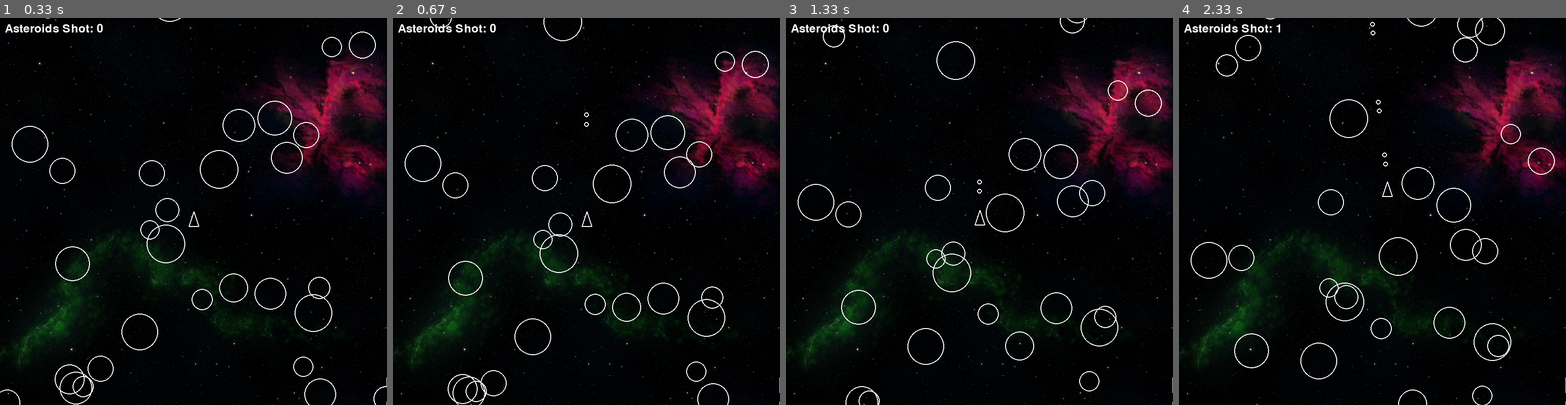
Above: before the commit, frames 1-4 (left to right).
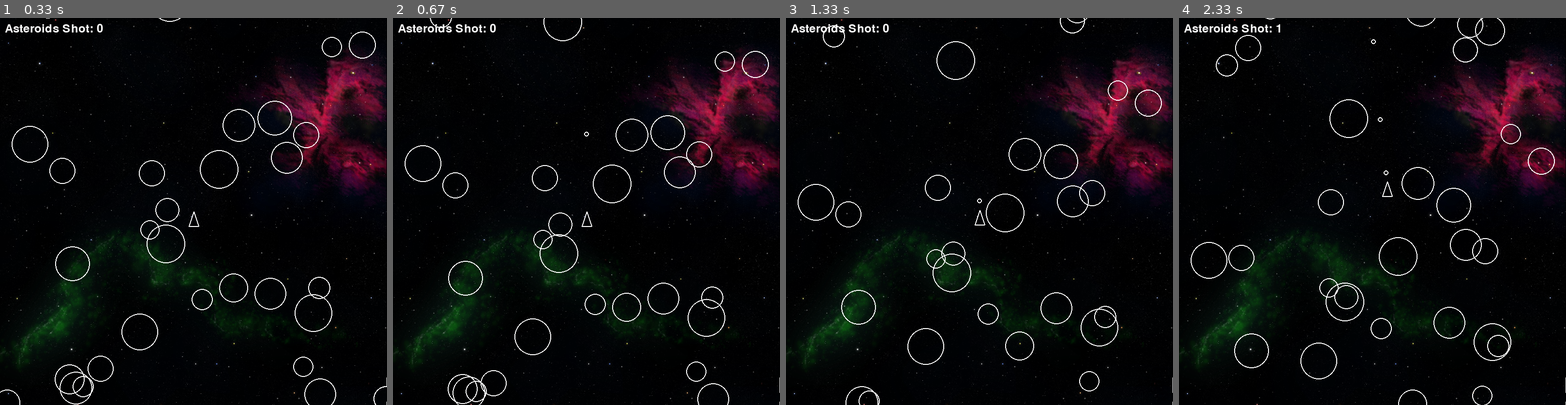
Above: after the commit, the same moments.

Repository: blimly/Pygame_Asteroids
Game: pygame game, started from asteroids3.py
Same seed, same stepped clock (60 frames per second), same inputs: the game is played once before the commit and once after it.
Inputs:
- Up to frame 1 (0.33 s): no input
- Up to frame 2 (0.67 s): tap Space at 0.33 s
- Up to frame 3 (1.33 s): hold W from 1.17 s (still down); tap Space at 1.23 s
- Up to frame 4 (2.33 s): tap Space at 1.53, 1.73, 2.03, 2.23 s; release W at 1.63 s; hold D 1.67-2.13 s; hold A from 2.17 s (still down)

Frame 1 is identical in both runs. In frame 2, less than 0.1% of the frame differs, in the area x 49-51%, y 24-31%; in frame 3, less than 0.1%; in frame 4, less than 0.1%, in the area x 49-55%, y 1-41%.

Commit message:
shoot only on keyup

Diff:
--- a/asteroids3.py
+++ b/asteroids3.py
@@ -77,17 +77,16 @@
 score = 0
 
 while run:
-    pygame.event.get()
-
-    keys = pygame.key.get_pressed()
-    if keys[pygame.K_ESCAPE]:
-        run = False
-    if keys[pygame.K_SPACE]:
-        bullets.append(Bullet(ship.position.x, ship.position.y))
-        shoot_sound.play()
+    for event in pygame.event.get():
+        if event.type == pygame.KEYUP and event.key == pygame.K_SPACE:
+            bullets.append(Bullet(ship.position.x, ship.position.y))
+            shoot_sound.play()
+        if event.type == pygame.KEYUP and event.key == pygame.K_ESCAPE:
+            run = False
 
     window.blit(background, (0, 0), (0, 0, 800, 800))
 
+    keys = pygame.key.get_pressed()
     ship.update(keys)
     ship.render(window)
 
